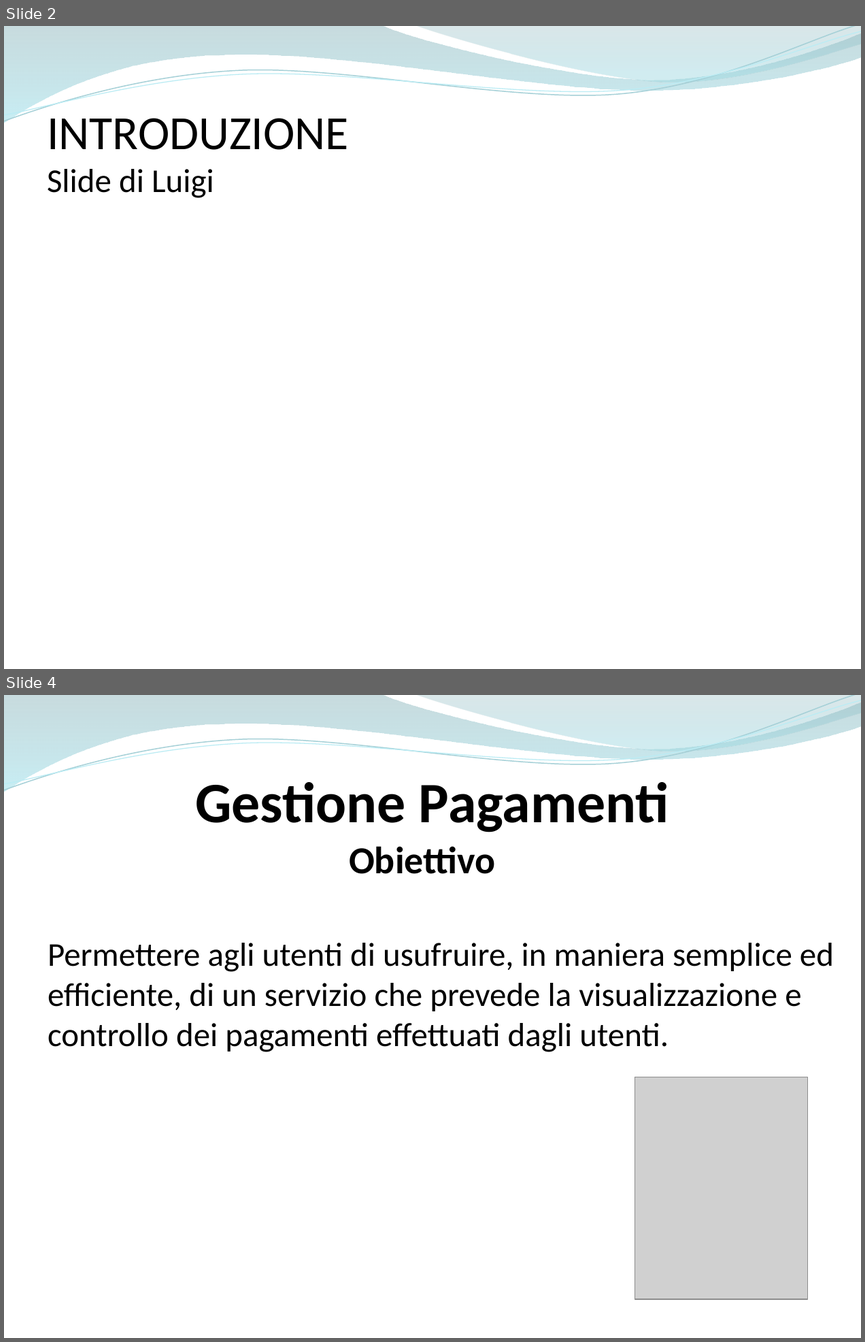
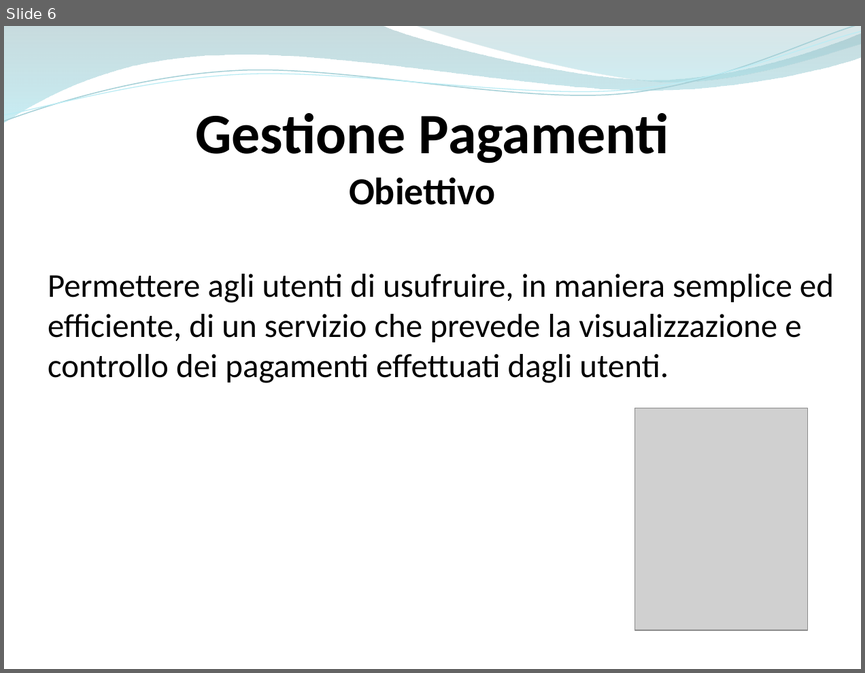
Before and after one commit to ammirate/at-silo, a slide deck: Presentazione/Atsilo2/Atsilo_M_PresentazioneFinale.pptx. Shown one above the other, each under a label of ours: slides 2 and 4 before the commit, slide 6 after it; the slides between them are not shown. The pictures are 865x1342 and 865x673 pixels, drawn with LibreOffice and Linux fonts; fonts in the diff are those of the drawing; grey boxes stand for pictures. Boxes give left, top, right and bottom in pixels: in the first picture for what was removed or moved away, otherwise in the second. Text is boxed around its words. In the diff, an @@ line names an element or a change of style, - is before the commit and + after.

```diff
--- a/Presentazione/Atsilo2/Atsilo_M_PresentazioneFinale.pptx
+++ b/Presentazione/Atsilo2/Atsilo_M_PresentazioneFinale.pptx
@@ slide 2 removed at (x1=4, y1=26, x2=861, y2=669), background #FFFFFF; not listed: 4 template elements that a slide beside it also shows @@
@@ title removed at (x1=47, y1=118, x2=349, y2=198) @@
-INTRODUZIONE
-Slide di Luigi
@@ what was slide 4 is now slide 6 @@
```
Also in this commit, not shown: 11 slides changed, 22 slides added.
